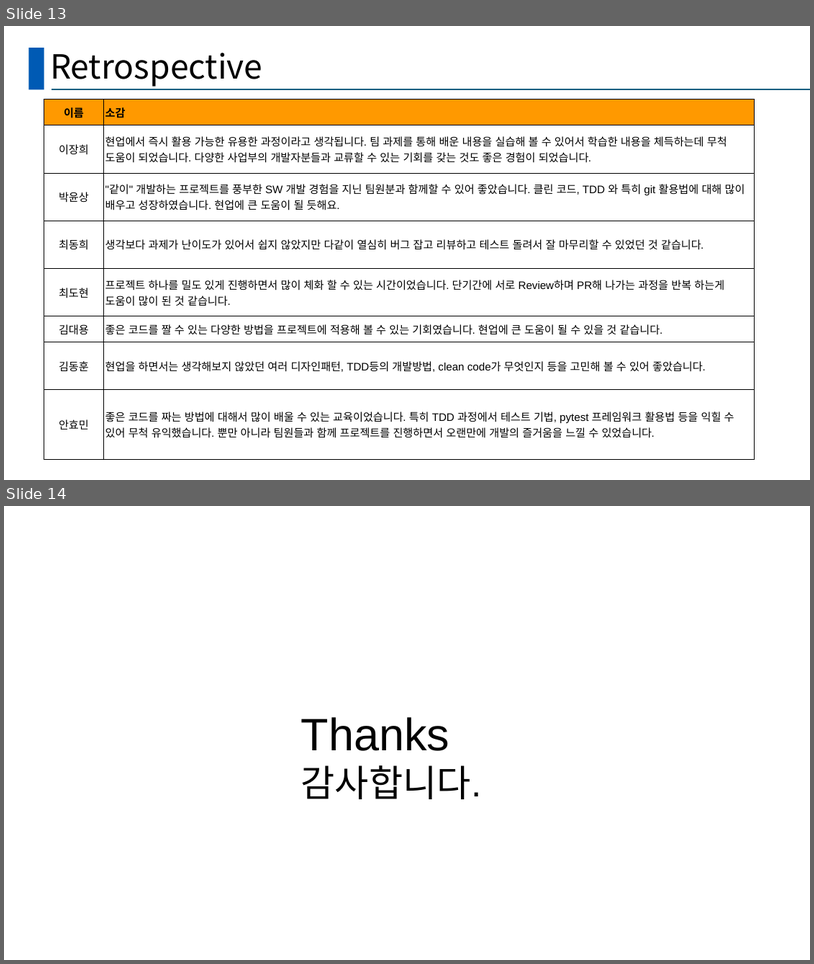
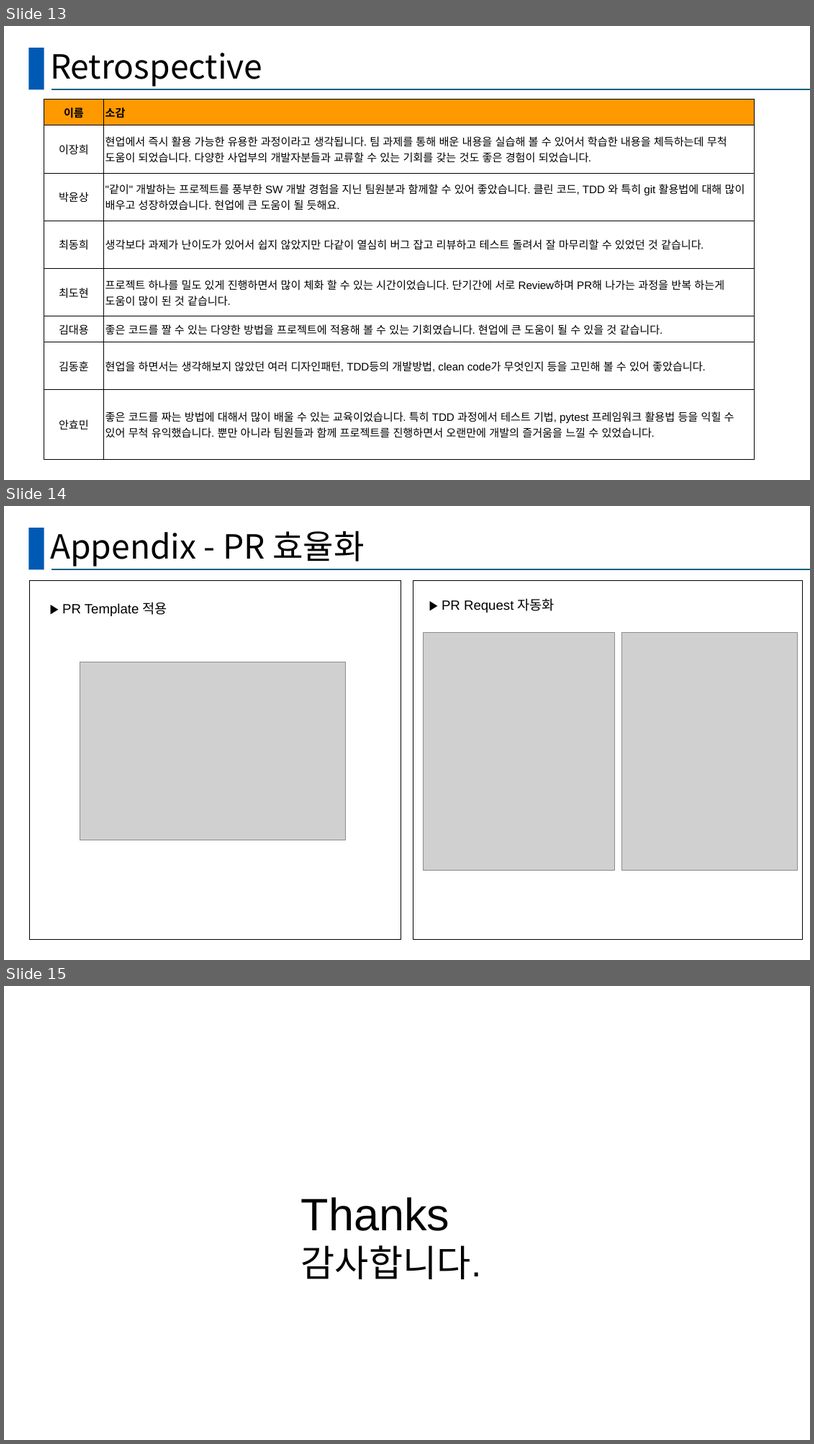
Before and after one commit to Hyominii/ssd, a slide deck: SSD_B_BestReviewer.pptx. Shown one above the other, each under a label of ours: slides 13 and 14 before the commit, slides 13, 14 and 15 after it. The pictures are 814x964 and 814x1444 pixels, drawn with LibreOffice and Linux fonts; fonts in the diff are those of the drawing; grey boxes stand for pictures. Boxes give left, top, right and bottom in pixels: in the first picture for what was removed or moved away, otherwise in the second. Text is boxed around its words. In the diff, an @@ line names an element or a change of style, - is before the commit and + after.

Commit message:
[doc] TDD 페이지 작성 Final

```diff
--- a/SSD_B_BestReviewer.pptx
+++ b/SSD_B_BestReviewer.pptx
@@ slide 14 added at (4, 506, 810, 960), background #FFFFFF; not listed: 2 template elements that a slide beside it also shows @@
@@ title added at (50, 530, 365, 566), 39.6 pt, text #000000 @@
+Appendix - PR 효율화
@@ rectangle added at (30, 580, 401, 939), outline #000000 0.75 pt @@
@@ rectangle added at (414, 580, 803, 939), outline #000000 0.75 pt @@
@@ text added at (62, 602, 167, 616), 16 pt, text #000000 @@
+▶ PR Template 적용
@@ text added at (442, 598, 555, 613), 16 pt, text #000000 @@
+▶ PR Request 자동화
@@ picture added at (423, 632, 615, 870) @@
@@ picture added at (622, 632, 798, 870) @@
@@ picture added at (80, 662, 346, 840) @@
@@ what was slide 14 is now slide 15 @@
```
